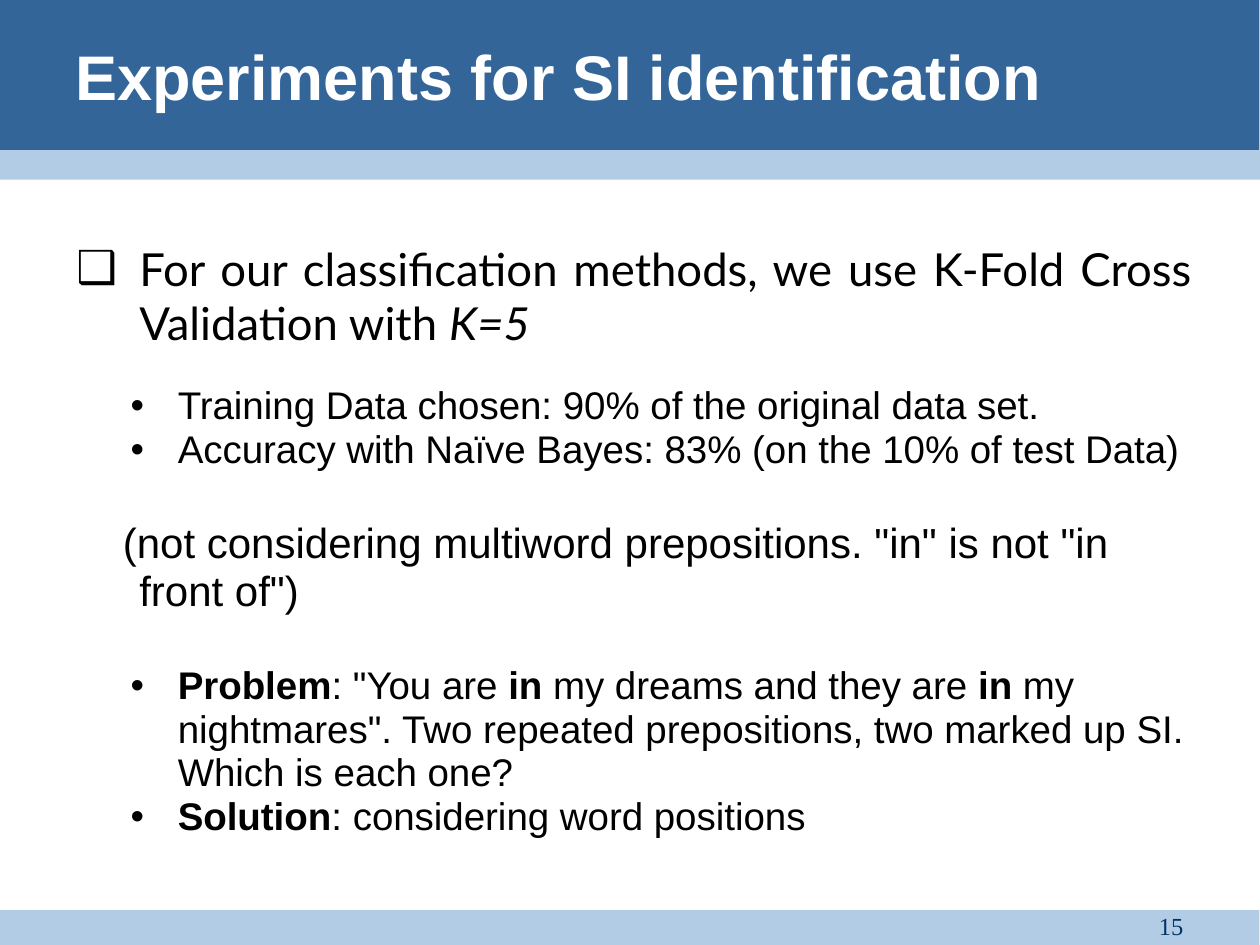
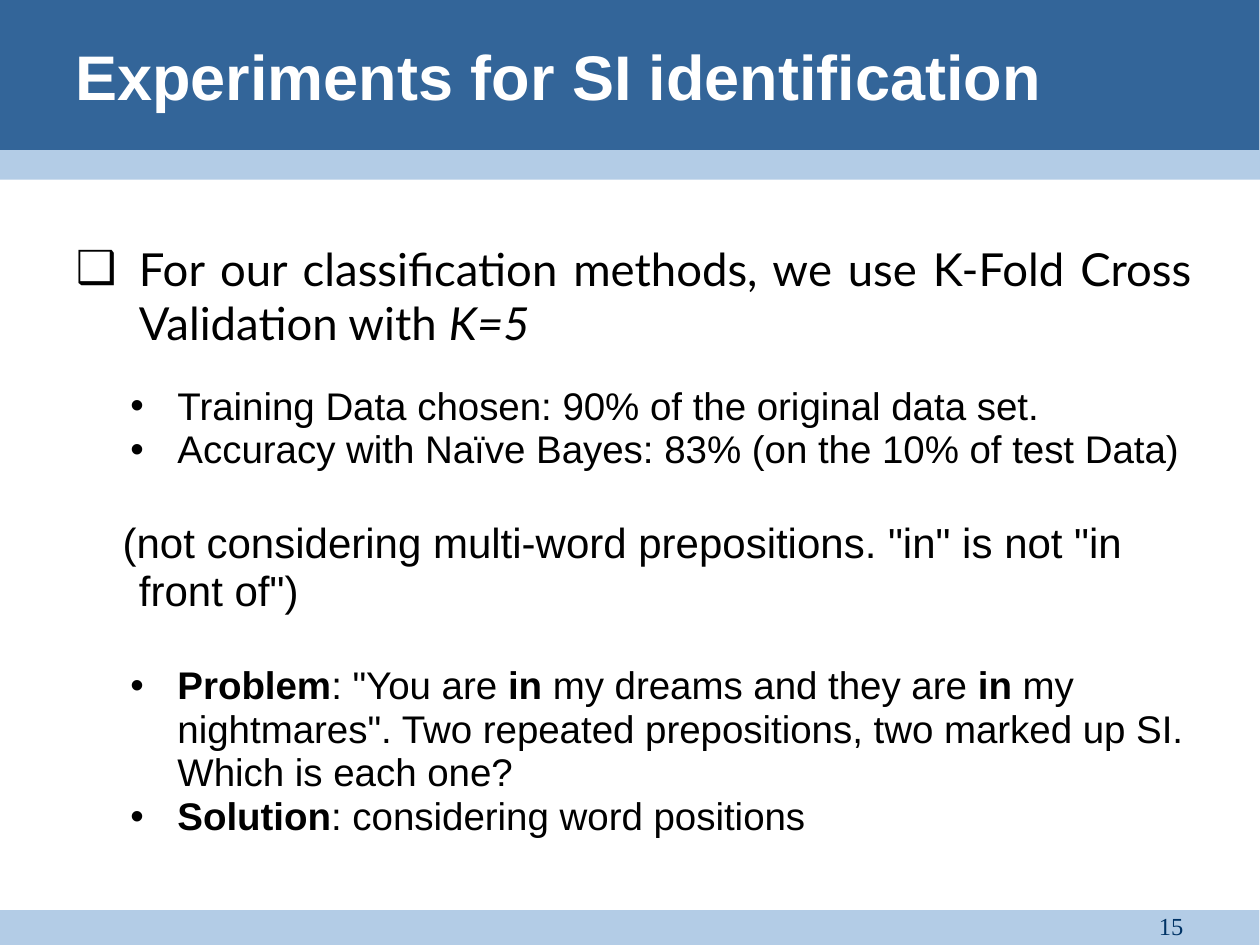
Before and after one commit to satvikg/pln-pmt-pract, a slide deck: slide 15 of SpatialRoleLabeling/doc/Group presentation.ppt. Drawn at 1260x945 pixels with LibreOffice and Linux fonts; fonts in the diff are those of the drawing. Boxes give left, top, right and bottom in pixels: in the first picture for what was removed or moved away, otherwise in the second. Text is boxed around its words. In the diff, an @@ line names an element or a change of style, - is before the commit and + after.

```diff
--- a/SpatialRoleLabeling/doc/Group presentation.ppt
+++ b/SpatialRoleLabeling/doc/Group presentation.ppt
@@ text at bbox=[139, 252, 1191, 838]: indent changed @@
@@ text at bbox=[123, 527, 1122, 615]: text changed @@
-(not considering multiword prepositions. "in" is not "in front of")
+(not considering multi-word prepositions. "in" is not "in front of")
```
Also in this commit, not shown: 15 other slides changed.
